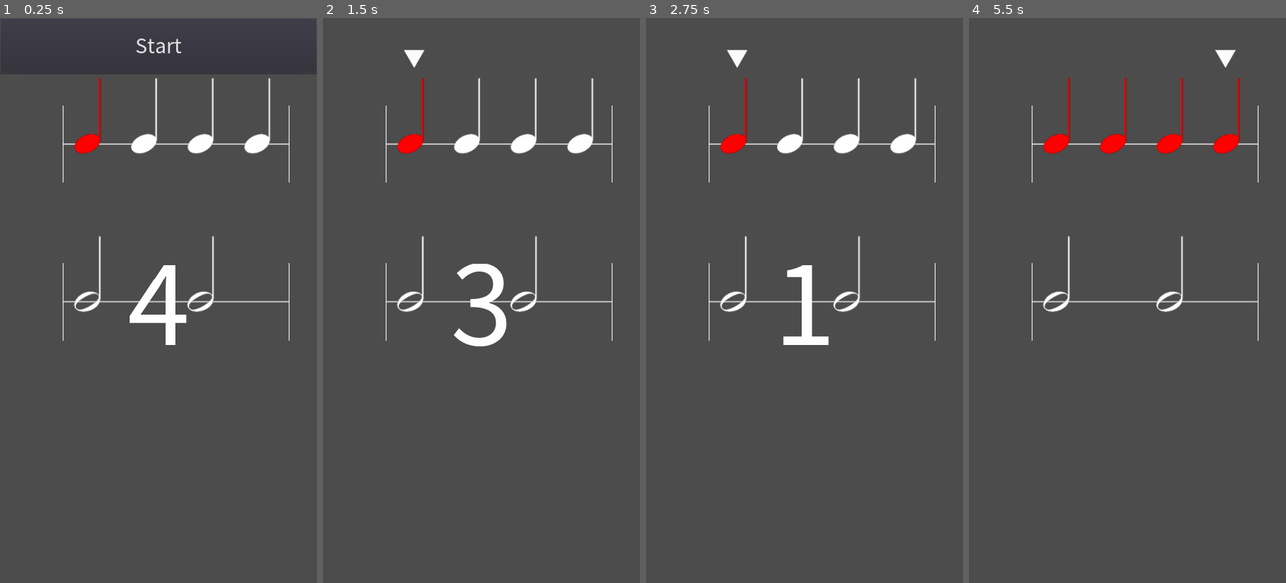
Above: before the commit, frames 1-4 (left to right).
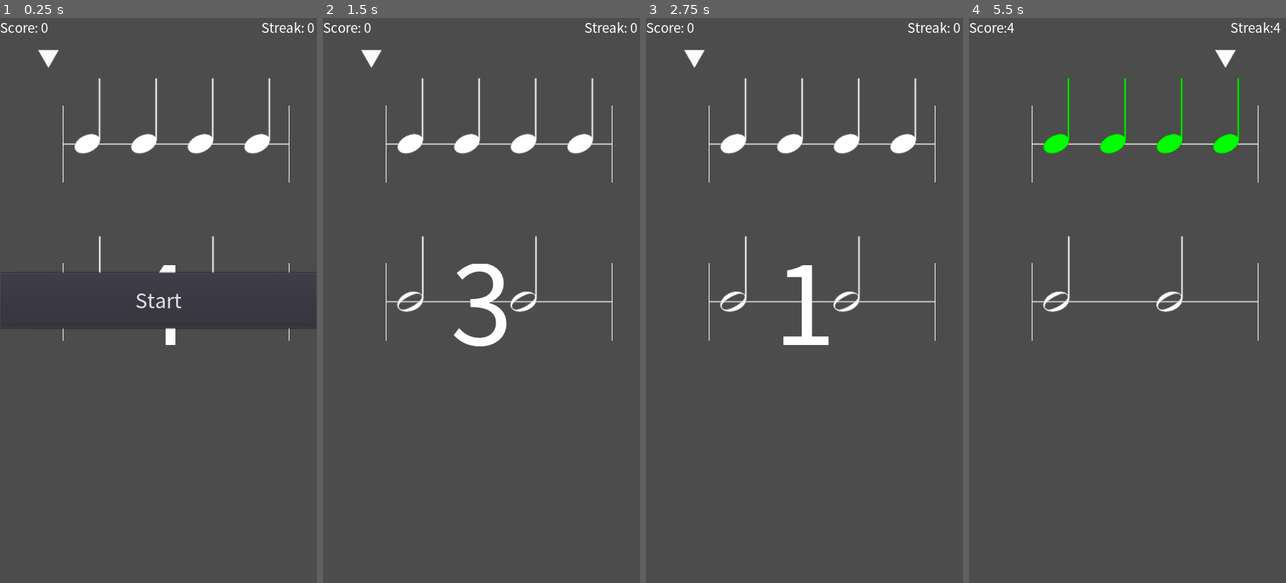
Above: after the commit, the same moments.

Repository: HaMM4R/RhythmTrainGodot
Game: Godot game, scene res://scenes/PlayScene/PlayScene.tscn
The game is run twice, just before and just after one commit, with the same random seed, the same clock (stepped at 60 frames per second) and the same inputs.
Inputs:
- Up to frame 1 (0.25 s): no input
- Up to frame 2 (1.5 s): click "Start" at 0.5 s; tap Enter at 1.25 s
- Up to frame 3 (2.75 s): no input
- Up to frame 4 (5.5 s): no input

The runs differ from the first frame. In frame 1, 2.7% of the frame differs, in the area x 0-100%, y 0-56%; in frame 2, 0.8%; in frame 3, 0.8%; in frame 4, 1.4%.

Commit message:
Added basic scoring and streaks
- Changed current note highlight colour to green
- Added score + streak labels to GUI
- Added basic scoring (just couting notes hit)

Diff:
--- /dev/null
+++ b/assets/fonts/UIFont.tres
@@ -0,0 +1,7 @@
+[gd_resource type="DynamicFont" load_steps=2 format=2]
+
+[ext_resource path="res://assets/fonts/SourceSansPro-Regular.otf" type="DynamicFontData" id=1]
+
+[resource]
+size = 24
+font_data = ExtResource( 1 )
--- a/scenes/PlayScene/GUI.gd
+++ b/scenes/PlayScene/GUI.gd
@@ -46,3 +46,9 @@
 func _on_StartButton_pressed():
 	$StartButton.hide()
 	emit_signal("start_countdown")
+
+func update_streak(streak):
+	$StreakLabel.text = str("Streak:", streak)
+
+func update_score(score):
+	$ScoreLabel.text = str("Score:", score)
--- a/scenes/PlayScene/GUI.tscn
+++ b/scenes/PlayScene/GUI.tscn
@@ -1,8 +1,9 @@
-[gd_scene load_steps=5 format=2]
+[gd_scene load_steps=6 format=2]
 
 [ext_resource path="res://assets/fonts/CountdownFont.tres" type="DynamicFont" id=1]
 [ext_resource path="res://scenes/PlayScene/GUI.gd" type="Script" id=2]
 [ext_resource path="res://assets/fonts/SourceSansPro-Regular.otf" type="DynamicFontData" id=3]
+[ext_resource path="res://assets/fonts/UIFont.tres" type="DynamicFont" id=4]
 
 [sub_resource type="DynamicFont" id=1]
 size = 36
@@ -10,15 +11,6 @@
 
 [node name="GUI" type="CanvasLayer"]
 script = ExtResource( 2 )
-
-[node name="StartButton" type="Button" parent="."]
-anchor_right = 1.0
-margin_bottom = 88.0
-custom_fonts/font = SubResource( 1 )
-text = "Start"
-__meta__ = {
-"_edit_use_anchors_": false
-}
 
 [node name="CountdownLabel" type="Label" parent="."]
 anchor_left = 0.5
@@ -36,4 +28,40 @@
 __meta__ = {
 "_edit_use_anchors_": false
 }
+
+[node name="StartButton" type="Button" parent="."]
+anchor_left = 0.5
+anchor_top = 0.5
+anchor_right = 0.5
+anchor_bottom = 0.5
+margin_left = -252.0
+margin_top = -44.0
+margin_right = 252.0
+margin_bottom = 44.0
+custom_fonts/font = SubResource( 1 )
+text = "Start"
+__meta__ = {
+"_edit_use_anchors_": false
+}
+
+[node name="ScoreLabel" type="Label" parent="."]
+margin_right = 40.0
+margin_bottom = 14.0
+custom_fonts/font = ExtResource( 4 )
+text = "Score: 0"
+__meta__ = {
+"_edit_use_anchors_": false
+}
+
+[node name="StreakLabel" type="Label" parent="."]
+anchor_left = 1.0
+anchor_right = 1.0
+margin_left = -89.0
+margin_right = -1.0
+margin_bottom = 31.0
+custom_fonts/font = ExtResource( 4 )
+text = "Streak: 0"
+__meta__ = {
+"_edit_use_anchors_": false
+}
 [connection signal="pressed" from="StartButton" to="." method="_on_StartButton_pressed"]
--- a/scenes/PlayScene/Note.tscn
+++ b/scenes/PlayScene/Note.tscn
@@ -13,11 +13,6 @@
 "name": "half",
 "speed": 5.0
 }, {
-"frames": [ ExtResource( 3 ) ],
-"loop": true,
-"name": "whole",
-"speed": 5.0
-}, {
 "frames": [ ExtResource( 2 ) ],
 "loop": true,
 "name": "quarter",
@@ -27,9 +22,15 @@
 "loop": true,
 "name": "eighth",
 "speed": 5.0
+}, {
+"frames": [ ExtResource( 3 ) ],
+"loop": true,
+"name": "whole",
+"speed": 5.0
 } ]
 
 [sub_resource type="RectangleShape2D" id=2]
+extents = Vector2( 3.8273, 10 )
 
 [node name="Note" type="Node2D"]
 script = ExtResource( 1 )
--- a/scenes/PlayScene/PlayScene.gd
+++ b/scenes/PlayScene/PlayScene.gd
@@ -25,6 +25,9 @@
 # stores distance for pointer to move per phys proc
 # maybe move to function
 var distToTravel = 0
+
+var score = 0
+var streak = 0
 
 # Called when the node enters the scene tree for the first time.
 func _ready():
@@ -161,3 +164,10 @@
 
 func _on_GUI_sound_metronome():
 	$MetronomeSound.play()
+
+
+func _on_Pointer_note_hit():
+	score += 1
+	streak += 1
+	$GUI.update_score(score)
+	$GUI.update_streak(streak)
--- a/scenes/PlayScene/PlayScene.tscn
+++ b/scenes/PlayScene/PlayScene.tscn
@@ -14,7 +14,7 @@
 Bar = ExtResource( 4 )
 
 [node name="Pointer" parent="." instance=ExtResource( 3 )]
-position = Vector2( 145, 80 )
+position = Vector2( 77, 80 )
 
 [node name="GUI" parent="." instance=ExtResource( 6 )]
 
@@ -23,6 +23,7 @@
 
 [node name="MetronomeSound" type="AudioStreamPlayer" parent="."]
 stream = ExtResource( 7 )
+[connection signal="note_hit" from="Pointer" to="." method="_on_Pointer_note_hit"]
 [connection signal="sound_metronome" from="GUI" to="." method="_on_GUI_sound_metronome"]
 [connection signal="start_countdown" from="GUI" to="." method="_on_GUI_start_countdown"]
 [connection signal="start_song" from="GUI" to="." method="_on_GUI_start_song"]
--- a/scenes/PlayScene/Pointer.gd
+++ b/scenes/PlayScene/Pointer.gd
@@ -1,7 +1,7 @@
 extends Node2D
 
 signal Pointer_area_entered
-
+signal note_hit
 
 # Declare member variables here. Examples:
 # var a = 2
@@ -21,7 +21,9 @@
 func _on_Area2D_area_entered(area):
 	print("Entered note")
 	var noteFound = area.get_parent()
-	noteFound.get_node("AnimatedSprite").modulate = Color(1,0,0)
+	noteFound.get_node("AnimatedSprite").modulate = Color(0,1,0)
+	emit_signal("note_hit")
+
 
 func _on_Area2D_area_exited(area):
 	print("Exited note")
